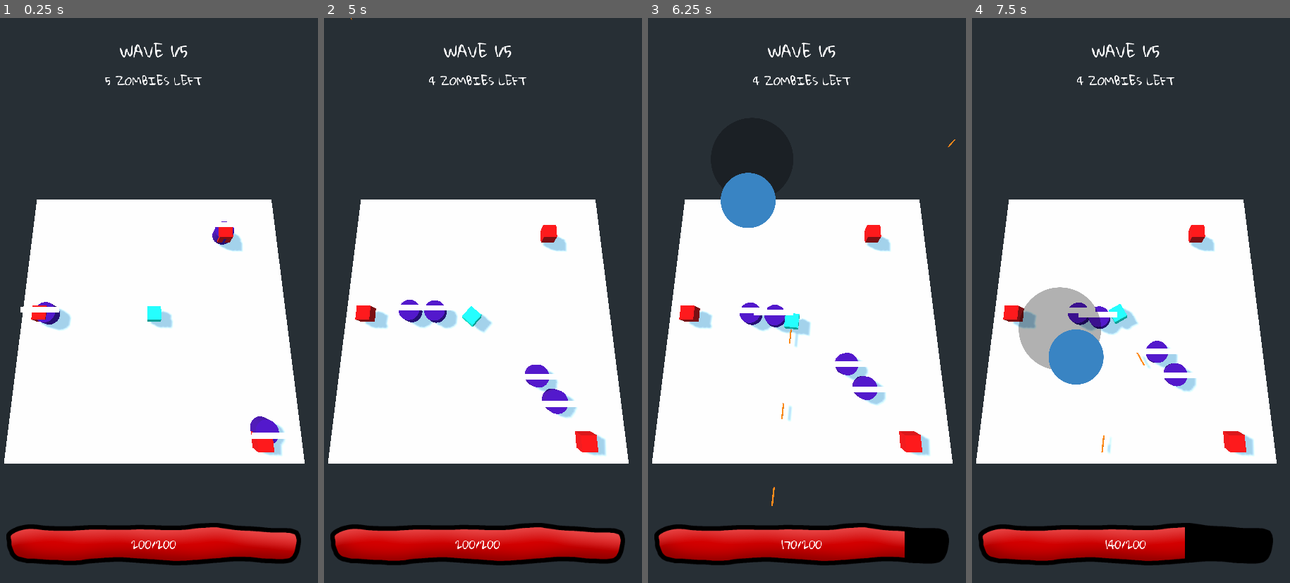
Above: before the commit, frames 1-4 (left to right).
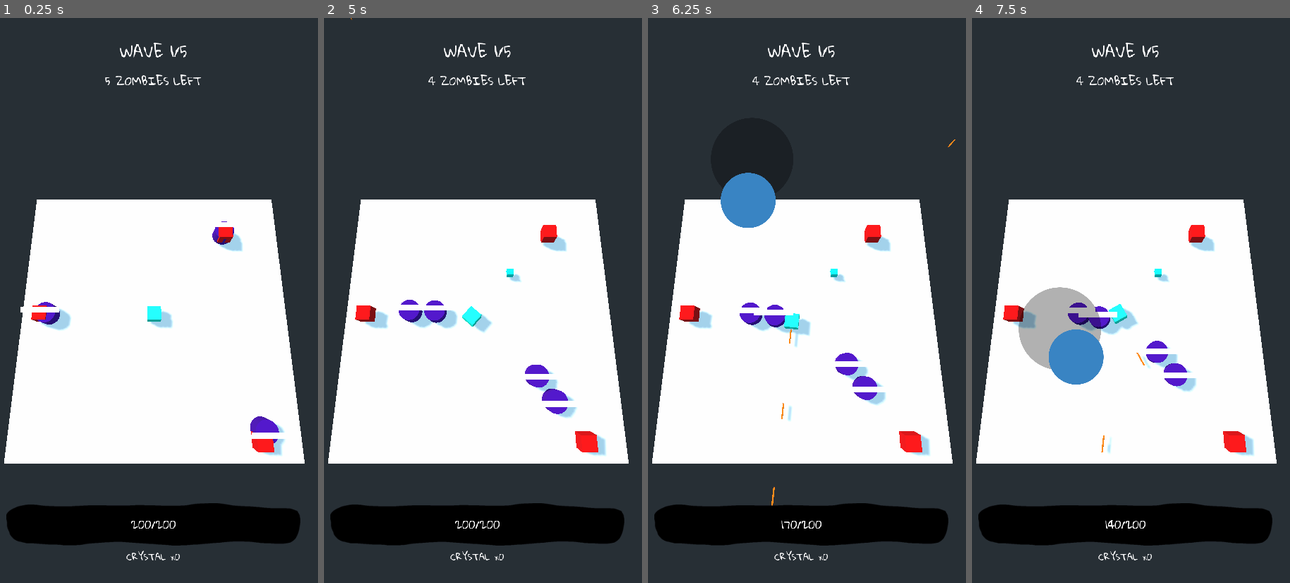
Above: after the commit, the same moments.

Repository: jeffsieu/coma-dash
Game: Godot game, scene res://MainLevel.tscn
Same seed, same stepped clock (60 frames per second), same inputs: the game is played once before the commit and once after it.
Inputs (mouse positions are in pixels of both pictures, inside the frame that each line leads up to):
- Up to frame 1 (0.25 s): no input
- Up to frame 2 (5 s): move the mouse to (549, 272) at 0.52 s; click (549, 272) at 0.67 s; drag from (409, 328) to (460, 413) at 1.27 s; move the mouse to (511, 176) at 2.02 s; click (511, 176) at 2.17 s; drag from (460, 413) to (378, 215) at 2.77 s; move the mouse to (575, 385) at 3.52 s; click (575, 385) at 3.67 s; drag from (378, 215) to (428, 159) at 4.27 s
- Up to frame 3 (6.25 s): move the mouse to (816, 300) at 5.02 s; click (816, 300) at 5.17 s; drag from (752, 159) to (733, 328) at 5.77 s
- Up to frame 4 (7.5 s): move the mouse to (1197, 272) at 6.52 s; click (1197, 272) at 6.67 s; drag from (1057, 328) to (1108, 413) at 7.27 s

The runs differ from the first frame. In frame 1, 8.8% of the frame differs, in the area x 1-95%, y 4-97%; in frame 2, 8.9%; in frame 3, 8.7%; in frame 4, 8.4%.

Commit message:
Add loot system

Diff:
--- a/EnemySpawner/EnemySpawner.gd
+++ b/EnemySpawner/EnemySpawner.gd
@@ -25,9 +25,8 @@
 			respawn_cooldown += respawn_time
 			count += 1
 			var zombie = Zombie.instance()
-			randomize()
 			zombie.wave = wave
 			zombie.transform.origin = transform.origin + Vector3(randf() * scale.x, -zombie.scale.y, randf() * scale.z)
 			$"/root/Level".add_child(zombie)
-			wave.on_enemy_spawned()
+			wave.on_enemy_spawned(zombie)
 		respawn_cooldown -= delta
--- a/GUI.gd
+++ b/GUI.gd
@@ -9,6 +9,7 @@
 
 	level_manager.connect("wave_changed", self, "_on_wave_changed")
 	level_manager.connect("enemy_died", self, "_on_enemy_died")
+	level_manager.connect("loot_collected", self, "on_loot_collected")
 	player.connect("health_changed", self, "_on_player_health_changed")
 
 	$WaveCounter.text = "WAVE %s/%s" % [level_manager.current_wave_count, level_manager.wave_count]
@@ -27,3 +28,6 @@
 func _on_player_health_changed(old, new):
 	$PlayerHealthBarContainer/PlayerHealthBar.value = new
 	$PlayerHealthBarContainer/CenterContainer/HealthPoints.text = "%d/%d" % [new, player.max_health]
+
+func on_loot_collected(collected):
+	$LootCollected.text = "%d CRYSTALS COLLECTED" % (collected)
--- a/LevelManager/LevelManager.gd
+++ b/LevelManager/LevelManager.gd
@@ -1,17 +1,22 @@
 extends Node
 
 const Wave = preload("res://LevelManager/Wave.gd")
+const LootManager = preload("res://LevelManager/LootManager.gd")
 
 var current_wave
 var current_wave_count = 0
 var wave_count = 5
+var loot_count = 0
+var loot_manager
 
 signal wave_changed
 signal enemy_died
+signal loot_collected
 
 onready var player = $"/root/Level/Player"
 
 func _ready():
+	loot_manager = LootManager.new(self)
 	_spawn_wave()
 	player.connect("health_changed", self, "_on_player_health_changed")
 
@@ -21,7 +26,7 @@
 	_spawn_wave()
 
 func _spawn_wave():
-	current_wave = Wave.new(self, 5)
+	current_wave = Wave.new(self, 5, loot_manager)
 	current_wave.connect("enemy_died", self, "_on_enemy_died")
 	current_wave.connect("ended", self, "_on_wave_ended")
 	emit_signal("wave_changed", current_wave, current_wave_count, wave_count)
@@ -40,3 +45,7 @@
 func _on_player_health_changed(old, new):
 	if new <= 0:
 		_end()
+
+func on_loot_collected():
+	loot_count += 1
+	emit_signal("loot_collected", loot_count)
--- /dev/null
+++ b/LevelManager/LootManager.gd
@@ -0,0 +1,27 @@
+extends Node
+
+const Crystal = preload("res://Loot/Crystal.tscn")
+
+var level_manager
+
+# Called when the node enters the scene tree for the first time.
+func _ready() -> void:
+	pass # Replace with function body.
+
+func _init(level_manager):
+	self.level_manager = level_manager
+
+func maybe_attach_loot_enemy(enemy) -> void:
+	attach_loot_enemy(enemy)
+
+func attach_loot_enemy(enemy) -> void:
+	enemy.has_loot = true
+
+func drop_loot(enemy) -> void:
+	var crystal = Crystal.instance()
+	crystal.connect("collected", self, "on_loot_collected")
+	crystal.transform.origin = enemy.transform.origin
+	level_manager.add_child(crystal)
+
+func on_loot_collected():
+	level_manager.on_loot_collected()
--- a/LevelManager/Wave.gd
+++ b/LevelManager/Wave.gd
@@ -1,14 +1,16 @@
 var total_count
 var level_manager
+var loot_manager
 var spawned_count = 0
 var dead_count = 0
 
 signal enemy_died
 signal ended
 
-func _init(level_manager, total_count):
+func _init(level_manager, total_count, loot_manager):
 	self.level_manager = level_manager
 	self.total_count = total_count
+	self.loot_manager = loot_manager
 
 func start():
 	level_manager.get_tree().call_group("spawners", "start", self)
@@ -19,12 +21,17 @@
 func end():
 	emit_signal("ended", self)
 
-func on_enemy_spawned():
+func on_enemy_spawned(enemy):
+	loot_manager.maybe_attach_loot_enemy(enemy)
+
 	spawned_count += 1
 	if spawned_count >= total_count:
 		stop_spawners()
 
-func on_enemy_died():
+func on_enemy_died(enemy):
+	if enemy.has_loot:
+		loot_manager.drop_loot(enemy)
+
 	dead_count += 1
 	emit_signal("enemy_died", dead_count, total_count)
 	if dead_count == total_count:
--- /dev/null
+++ b/Loot/Crystal.gd
@@ -0,0 +1,19 @@
+extends Area
+
+signal collected
+
+# Called when the node enters the scene tree for the first time.
+func _ready() -> void:
+	pass # Replace with function body.
+
+# Called every frame. 'delta' is the elapsed time since the previous frame.
+func _process(delta: float) -> void:
+	pass
+
+func _on_Crystal_body_entered(body: Node) -> void:
+	if body.get_name() == "Player":
+		emit_signal("collected")
+		_die()
+
+func _die() -> void:
+	.queue_free()
--- /dev/null
+++ b/Loot/Crystal.tscn
@@ -0,0 +1,24 @@
+[gd_scene load_steps=5 format=2]
+
+[ext_resource path="res://Loot/Crystal.gd" type="Script" id=1]
+
+[sub_resource type="CubeMesh" id=1]
+
+[sub_resource type="SpatialMaterial" id=2]
+albedo_color = Color( 0, 1, 0.909804, 1 )
+
+[sub_resource type="BoxShape" id=3]
+extents = Vector3( 1.00611, 1, 1 )
+
+[node name="Crystal" type="Area"]
+script = ExtResource( 1 )
+
+[node name="CSGMesh" type="CSGMesh" parent="."]
+transform = Transform( 0.497768, 0, 0, 0, 0.497768, 0, 0, 0, 0.497768, 0, 0, 0 )
+mesh = SubResource( 1 )
+material = SubResource( 2 )
+
+[node name="CollisionShape" type="CollisionShape" parent="."]
+transform = Transform( 0.520133, 0, 0, 0, 0.520133, 0, 0, 0, 0.520133, 0, 0, 0 )
+shape = SubResource( 3 )
+[connection signal="body_entered" from="." to="." method="_on_Crystal_body_entered"]
--- a/MainLevel.tscn
+++ b/MainLevel.tscn
@@ -10,7 +10,7 @@
 [ext_resource path="res://Heading1.tres" type="DynamicFont" id=8]
 [ext_resource path="res://Heading2.tres" type="DynamicFont" id=9]
 [ext_resource path="res://GUI.gd" type="Script" id=10]
-[ext_resource path="res://HealthBar/healthbarfront.png" type="Texture" id=11]
+[ext_resource path="res://GloriaHallelujah-Regular.ttf" type="DynamicFontData" id=11]
 [ext_resource path="res://HealthBar/healthbarback.png" type="Texture" id=12]
 
 [sub_resource type="BoxShape" id=1]
@@ -18,6 +18,9 @@
 [sub_resource type="CubeMesh" id=2]
 
 [sub_resource type="CircleShape2D" id=3]
+
+[sub_resource type="DynamicFont" id=4]
+font_data = ExtResource( 11 )
 
 [node name="Level" type="Spatial"]
 
@@ -70,8 +73,8 @@
 margin_left = 32.0
 margin_top = 32.0
 margin_right = -32.0
-margin_bottom = -32.0
-rect_clip_content = true
+margin_bottom = -30.4926
+rect_scale = Vector2( 0.997749, 1 )
 script = ExtResource( 10 )
 __meta__ = {
 "_edit_use_anchors_": false
@@ -90,16 +93,16 @@
 [node name="ZombiesLeft" type="Label" parent="GUI"]
 margin_top = 61.0
 margin_right = 536.0
-margin_bottom = 879.0
+margin_bottom = 843.0
 size_flags_vertical = 7
 custom_fonts/font = ExtResource( 9 )
 text = "ZOMBIES LEFT"
 align = 1
 
 [node name="PlayerHealthBarContainer" type="CenterContainer" parent="GUI"]
-margin_top = 883.0
+margin_top = 847.0
 margin_right = 536.0
-margin_bottom = 960.0
+margin_bottom = 924.0
 __meta__ = {
 "_edit_use_anchors_": false
 }
@@ -110,7 +113,6 @@
 size_flags_horizontal = 0
 size_flags_vertical = 0
 texture_under = ExtResource( 12 )
-texture_progress = ExtResource( 11 )
 __meta__ = {
 "_edit_use_anchors_": false
 }
@@ -132,3 +134,11 @@
 __meta__ = {
 "_edit_use_anchors_": false
 }
+
+[node name="LootCollected" type="Label" parent="GUI"]
+margin_top = 928.0
+margin_right = 536.0
+margin_bottom = 961.0
+custom_fonts/font = SubResource( 4 )
+text = "CRYSTAL x0"
+align = 1
--- a/Zombie/Zombie.gd
+++ b/Zombie/Zombie.gd
@@ -8,6 +8,7 @@
 var health = 100
 var velocity = Vector3()
 var wave
+var has_loot = false
 
 onready var player = $"/root/Level/Player"
 
@@ -28,5 +29,5 @@
 		_die()
 
 func _die():
-	wave.on_enemy_died()
+	wave.on_enemy_died(self)
 	.queue_free()
Not shown: 2 places in EnemySpawner/EnemySpawner.tscn that only renumber resources
Not shown: 1 places in MainLevel.tscn that only renumber resources
Not shown: 2 places in Player/Player.tscn that only renumber resources
